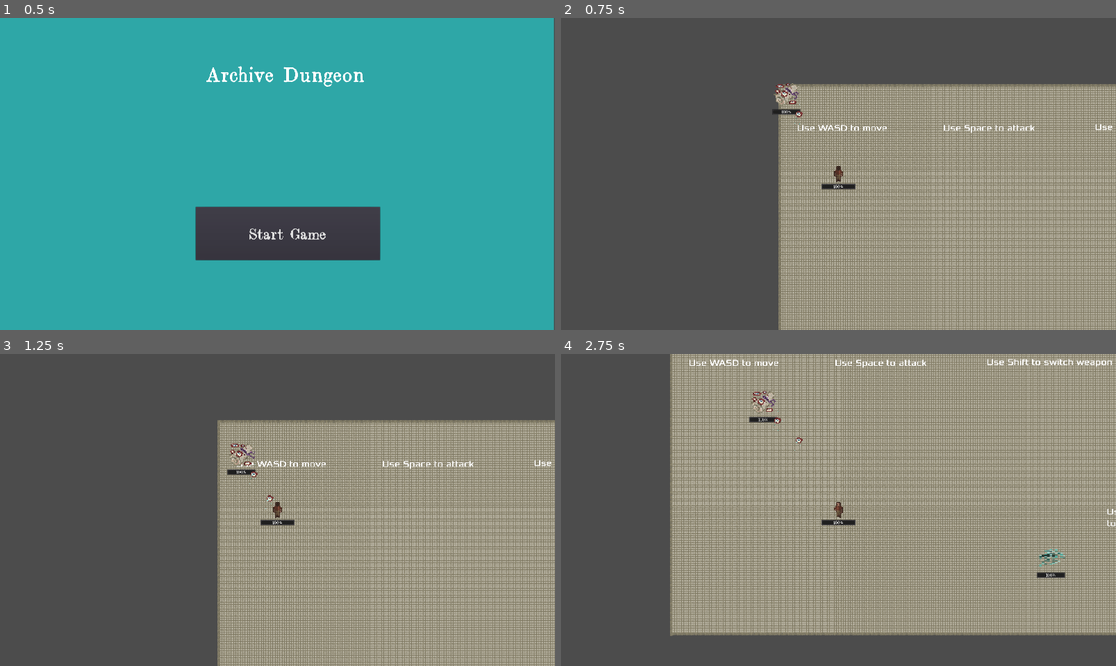
Above: before the commit, frames 1-4 (two rows, left to right).
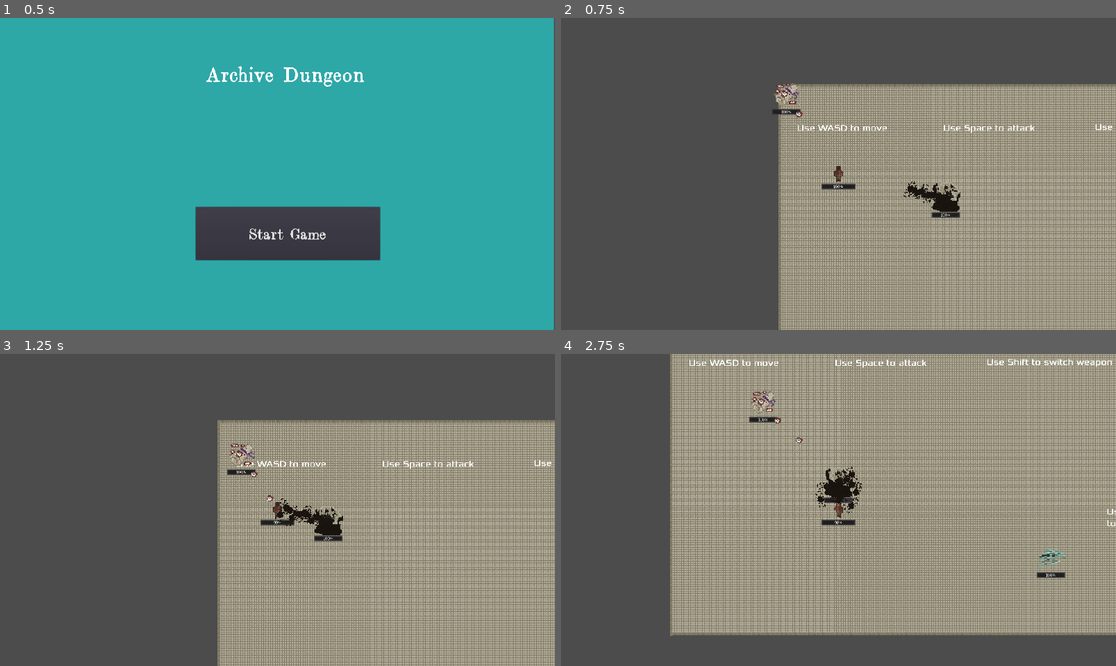
Above: after the commit, the same moments.

Repository: Not-Aaron/archive_dungeon
Game: Godot game, scene res://src/ui/start_screen.tscn
The game is run twice, just before and just after one commit, with the same random seed, the same clock (stepped at 60 frames per second) and the same inputs.
Inputs (mouse positions are in pixels of both pictures, inside the frame that each line leads up to):
- Up to frame 1 (0.5 s): no input
- Up to frame 2 (0.75 s): click "Start Game" at 0.5 s
- Up to frame 3 (1.25 s): no input
- Up to frame 4 (2.75 s): move the mouse to (960, 494) at 1.27 s; hold D (move_right) 1.28-2.03 s; tap Space (shoot) at 1.35, 2.1 s; move the mouse to (727, 525) at 2.02 s; hold S (move_down) from 2.03 s (still down)

Frame 1 is identical in both runs. In frame 2, 0.6% of the frame differs, in the area x 61-72%, y 52-65%; in frame 3, 0.7%, in the area x 49-62%, y 46-61%; in frame 4, 0.6%.

Commit message:
Ethan3 3 23 2304 (#33)
* Work in progress on tar enemy

Started working on his behavior. He is faster and has a lingering, spray like weapon that drips tar. Working on a random number system to give him a bit of a spray in his attack. In addition to this, would like to include a slight slowdown function from coming into contact with the tar.

* 12:48

continue work on the slow function. Spray is improved.

Diff:
--- a/project.godot
+++ b/project.godot
@@ -19,17 +19,27 @@
 "language": "GDScript",
 "path": "res://src/actors/scroll enemy/Eye.gd"
 }, {
-
 "base": "KinematicBody2D",
 "class": "Player",
 "language": "GDScript",
 "path": "res://src/actors/player/player.gd"
+}, {
+"base": "Area2D",
+"class": "Tar",
+"language": "GDScript",
+"path": "res://src/actors/tar enemy/tar.gd"
+}, {
+"base": "Area2D",
+"class": "Tarshot",
+"language": "GDScript",
+"path": "res://tar.gd"
 } ]
 _global_script_class_icons={
 "Bullet": "",
 "Eye": "",
-
-"Player": ""
+"Player": "",
+"Tar": "",
+"Tarshot": ""
 }
 
 [application]
--- a/src/actors/player/player.gd
+++ b/src/actors/player/player.gd
@@ -4,14 +4,21 @@
 var health = 100
 var max_health = 100
 var vulnerable = true
-
+onready var slowtimer = $slowtimer
+onready var isslowed = false
 export(String, FILE, "*.tscn") var path_to_start
 const physics = preload("physics.gd")
 var physicsType = physics.Default
 var velocity = Vector2.ZERO
 
 func _physics_process(_delta: float) -> void:
-	velocity = move_and_slide(physicsType.calculate_move_velocity(velocity, get_direction()))
+	if isslowed == true:
+
+		var newvelocity = velocity #* slow
+		velocity = move_and_slide(physicsType.calculate_move_velocity(newvelocity, get_direction()))
+	else:
+
+		velocity = move_and_slide(physicsType.calculate_move_velocity(velocity, get_direction()))
 
 	if velocity.length() > 0:
 		#velocity = velocity.normalized() * 3
@@ -31,6 +38,10 @@
 		#$AnimatedSprite.flip_v = velocity.y > 0
 
 func get_direction() -> Vector2:
+	if isslowed == true:
+		var input=Vector2(Input.get_action_strength("move_right")-Input.get_action_strength("move_left"), Input.get_action_strength("move_down")-Input.get_action_strength("move_up"))
+		var slow = Vector2(0.5,0.5)
+		return input*slow
 	return Vector2(Input.get_action_strength("move_right")-Input.get_action_strength("move_left"), Input.get_action_strength("move_down")-Input.get_action_strength("move_up"))
 
 func _unhandled_input(event: InputEvent):
@@ -49,6 +60,17 @@
 		vulnerable = false
 		$IFrameTimer.start()
 
+func take_slow():
+	slowtimer.start()
+	#if not vulnerable:
+	#	return
+	var isslowed = true
+	#if health <= 0:
+	#	die()
+	#else:
+	#	vulnerable = false
+	#	$IFrameTimer.start()
+
 func die():
 	#hide()
 	queue_free()
@@ -63,3 +85,7 @@
 
 func _on_IFrameTimer_timeout() -> void:
 	vulnerable = true # Replace with function body.
+
+
+func _on_slowtimer_timeout():
+	var isslowed=false # Replace with function body.
--- a/src/actors/player/player.tscn
+++ b/src/actors/player/player.tscn
@@ -62,4 +62,7 @@
 margin_right = 60.0
 margin_bottom = 47.0
 
+[node name="slowtimer" type="Timer" parent="."]
+
 [connection signal="timeout" from="IFrameTimer" to="." method="_on_IFrameTimer_timeout"]
+[connection signal="timeout" from="slowtimer" to="." method="_on_slowtimer_timeout"]
--- /dev/null
+++ b/src/actors/tar enemy/tar.gd
@@ -0,0 +1,35 @@
+extends Area2D
+class_name Tar
+export (int) var speed = 20
+
+var direction := Vector2.ZERO
+var spin = PI
+onready var kill_timer = $KillTimer
+
+func _ready():
+	kill_timer.start()
+	$AnimatedSprite.animation = "shot"
+	$AnimatedSprite.play()
+
+# Called every frame. 'delta' is the elapsed time since the previous frame.
+func _physics_process(_delta: float):
+	if direction != Vector2.ZERO:
+		var velocity = position.direction_to(direction) * speed
+
+		global_position += velocity
+	#spin+=1
+	#self.set_rotation(spin)
+
+
+func set_direction(direction: Vector2):
+	self.direction = direction
+
+
+func _on_KillTimer_timeout():
+	queue_free()
+
+
+func _on_Bullet_body_entered(body):
+	if body.has_method("handle_hit"):
+		body.handle_hit()
+		queue_free()
--- /dev/null
+++ b/src/actors/tar enemy/tar.tscn
@@ -0,0 +1,50 @@
+[gd_scene load_steps=8 format=2]
+
+[ext_resource path="res://assets/enemy/tar monster/tar1.png" type="Texture" id=1]
+[ext_resource path="res://assets/enemy/tar monster/tarpartic.png" type="Texture" id=2]
+[ext_resource path="res://tar.gd" type="Script" id=4]
+
+[sub_resource type="CapsuleShape2D" id=4]
+radius = 12.0
+height = 0.0
+
+[sub_resource type="SpriteFrames" id=5]
+animations = [ {
+"frames": [ ExtResource( 1 ) ],
+"loop": true,
+"name": "shot",
+"speed": 5.0
+} ]
+
+[sub_resource type="CanvasItemMaterial" id=3]
+
+[sub_resource type="ParticlesMaterial" id=6]
+next_pass = SubResource( 3 )
+flag_disable_z = true
+gravity = Vector3( 0, 98, 0 )
+orbit_velocity = 0.0
+orbit_velocity_random = 0.0
+
+[node name="Tar" type="Area2D"]
+script = ExtResource( 4 )
+
+[node name="CollisionShape2D" type="CollisionShape2D" parent="."]
+shape = SubResource( 4 )
+
+[node name="AnimatedSprite" type="AnimatedSprite" parent="."]
+scale = Vector2( 3, 3 )
+frames = SubResource( 5 )
+animation = "shot"
+
+[node name="KillTimer" type="Timer" parent="."]
+wait_time = 0.25
+
+[node name="Particles2D" type="Particles2D" parent="."]
+scale = Vector2( 2, 2 )
+explosiveness = 1.0
+randomness = 1.0
+process_material = SubResource( 6 )
+texture = ExtResource( 2 )
+
+[connection signal="body_entered" from="." to="." method="_on_Tar_body_entered"]
+[connection signal="timeout" from="KillTimer" to="." method="_on_KillTimer_timeout"]
--- a/src/actors/tar enemy/tarenemy.gd
+++ b/src/actors/tar enemy/tarenemy.gd
@@ -1,16 +1,84 @@
 extends Area2D
 
-
+onready var player = $"../Player"
+onready var weapon = $tarweapon
+export var aggro_radius = 800
+export var speed = 400
+var health = 30
+var damage = 5
+var max_health = 20
+var velocity = Vector2.ZERO
+var attackdmg = 3
+onready var cooldowntimer = $attackcooldown
+onready var deathtimer = $deathtimer
+var slow = Vector2(.9,.9)
 # Declare member variables here. Examples:
-# var a = 2
-# var b = "text"
+# var a: int = 2
+# var b: String = "text"
 
 
 # Called when the node enters the scene tree for the first time.
-func _ready():
-	pass # Replace with function body.
+func _ready() -> void:
+	cooldowntimer.start()
+	#pass # Replace with function body.
 
 
 # Called every frame. 'delta' is the elapsed time since the previous frame.
-#func _process(delta):
-#	pass
+# warning-ignore:unused_argument
+func _process(delta: float) -> void:
+
+	if not is_instance_valid(player) or position.distance_to(player.position) > aggro_radius or health <= 0:
+		cooldowntimer.stop()
+		velocity = Vector2.ZERO
+		if health <= 0:
+			return
+		$AnimatedSprite.stop()
+		#cooldowntimer.stop()
+		return
+	#cooldowntimer.start()
+	$AnimatedSprite.animation = "move"
+	$AnimatedSprite.play()
+	velocity = speed*position.direction_to(player.position)
+	position += velocity * delta
+	#implement attack cooldown
+	#attack(attackdmg)
+
+# Damage player upon collision
+
+func attack(attack:float):
+	#weapon._ready()
+	weapon.shoot(player.position)
+
+
+func take_damage(damage: float):
+	health -= damage
+	if health <= 0:
+		die()
+
+func die():
+	deathtimer.start()
+	$AnimatedSprite.animation = "die"
+	$AnimatedSprite.play()
+
+	#queue_free()
+
+func _on_attackcooldown_timeout():
+	attack(attackdmg)
+	#queue_free()
+	#pass()
+
+
+func _on_Tarenemy_body_entered(body):
+	if body == player:
+		if player.vulnerable:
+			$AnimatedSprite.animation = "attack"
+			player.take_damage(damage) # Replace with function body.
+			player.take_slow()
+
+
+func _on_Tarenemy_body_exited(body):
+	$AnimatedSprite.animation = "move" # Replace with function body.
+
+
+func _on_deathtimer_timeout():
+	queue_free() # Replace with function body. # Replace with function body.
--- a/src/actors/tar enemy/tarenemy.tscn
+++ b/src/actors/tar enemy/tarenemy.tscn
@@ -10,9 +10,9 @@
 [ext_resource path="res://assets/enemy/tar monster/tarmonsterdie3.png" type="Texture" id=8]
 [ext_resource path="res://assets/enemy/tar monster/tarmonsterdie5.png" type="Texture" id=9]
 [ext_resource path="res://assets/enemy/tar monster/tarmonsterdie4.png" type="Texture" id=10]
-[ext_resource path="res://src/actors/scroll enemy/Eye.tscn" type="PackedScene" id=11]
+[ext_resource path="res://src/actors/tar enemy/tarweapon.gd" type="Script" id=11]
 [ext_resource path="res://src/ui/health_bar.tscn" type="PackedScene" id=12]
-[ext_resource path="res://src/actors/scroll enemy/scrollweapon.gd" type="Script" id=13]
+[ext_resource path="res://src/actors/tar enemy/tar.tscn" type="PackedScene" id=13]
 [ext_resource path="res://src/actors/tar enemy/tarenemy.gd" type="Script" id=14]
 
 [sub_resource type="RectangleShape2D" id=1]
@@ -26,7 +26,7 @@
 "speed": 5.0
 }, {
 "frames": [ ExtResource( 7 ), ExtResource( 5 ), ExtResource( 8 ), ExtResource( 10 ), ExtResource( 9 ) ],
-"loop": false,
+"loop": true,
 "name": "die",
 "speed": 5.0
 }, {
@@ -68,11 +68,16 @@
 frames = SubResource( 2 )
 animation = "die"
 
-[node name="weapon" type="Position2D" parent="."]
-script = ExtResource( 13 )
-Eye = ExtResource( 11 )
+[node name="tarweapon" type="Position2D" parent="."]
+script = ExtResource( 11 )
+Tar = ExtResource( 13 )
 
 [node name="attackcooldown" type="Timer" parent="."]
-wait_time = 0.1
+wait_time = 0.01
 
 [node name="deathtimer" type="Timer" parent="."]
+
+[connection signal="body_entered" from="." to="." method="_on_Tarenemy_body_entered"]
+[connection signal="body_exited" from="." to="." method="_on_Tarenemy_body_exited"]
+[connection signal="timeout" from="attackcooldown" to="." method="_on_attackcooldown_timeout"]
+[connection signal="timeout" from="deathtimer" to="." method="_on_deathtimer_timeout"]
--- /dev/null
+++ b/src/actors/tar enemy/tarweapon.gd
@@ -0,0 +1,39 @@
+extends Position2D
+
+export (PackedScene) var Tar
+onready var player = $"../Player"
+onready var attack = Tar
+
+var rng = RandomNumberGenerator.new()
+# Called when the node enters the scene tree for the first time.
+##func _ready() -> void:
+	##pass # Replace with function body.
+
+##func _process(delta: float) -> void:
+	##if not is_instance_valid(player):
+		#velocity = Vector2.ZERO
+		#$AnimatedSprite.stop()
+		##return
+	#$AnimatedSprite.animation = "move"
+	#$AnimatedSprite.play()
+	#velocity = speed*position.direction_to(player.position)
+	#position += velocity * delta
+	##shoot()
+
+func shoot(target:Vector2):
+	###if not is_instance_valid(player):
+		###return
+	var bullet_instance = attack.instance()
+	#target player!
+	#var target = player.position
+	#var direction_to_mouse = global_position.direction_to(target).normalized()
+	#bullet_instance.set_direction(direction_to_mouse)
+	#var my_random_number = rng.randf_range(.5, 1.5)
+#	var spray = target * my_random_number
+	var rng1 = rng.randf_range(.9,1.1)
+	var rng2 = rng.randf_range(.9,1.1)
+	var randomvector = Vector2(rng1,rng2)
+	var newtarget = target * randomvector
+	bullet_instance.set_direction(newtarget)
+	get_parent().get_parent().add_child(bullet_instance)
+	bullet_instance.global_position = global_position
--- /dev/null
+++ b/src/actors/tar enemy/weapon.gd
@@ -0,0 +1,32 @@
+extends Position2D
+
+export (PackedScene) var Tar
+onready var player = $"../Player"
+onready var attack = Tar
+
+# Called when the node enters the scene tree for the first time.
+##func _ready() -> void:
+	##pass # Replace with function body.
+
+##func _process(delta: float) -> void:
+	##if not is_instance_valid(player):
+		#velocity = Vector2.ZERO
+		#$AnimatedSprite.stop()
+		##return
+	#$AnimatedSprite.animation = "move"
+	#$AnimatedSprite.play()
+	#velocity = speed*position.direction_to(player.position)
+	#position += velocity * delta
+	##shoot()
+
+func shoot(target:Vector2):
+	###if not is_instance_valid(player):
+		###return
+	var bullet_instance = attack.instance()
+	#target player!
+	#var target = player.position
+	#var direction_to_mouse = global_position.direction_to(target).normalized()
+	#bullet_instance.set_direction(direction_to_mouse)
+	bullet_instance.set_direction(target)
+	get_parent().get_parent().add_child(bullet_instance)
+	bullet_instance.global_position = global_position
--- a/src/main.tscn
+++ b/src/main.tscn
@@ -11,6 +11,7 @@
 [ext_resource path="res://assets/sfx and music/swanlakemodification fortot.mp3" type="AudioStream" id=9]
 [ext_resource path="res://src/actors/test_flying_enemy/fly_enemy.tscn" type="PackedScene" id=10]
 [ext_resource path="res://src/actors/scroll enemy/ScrollEnemy.tscn" type="PackedScene" id=11]
+[ext_resource path="res://src/actors/tar enemy/tarenemy.tscn" type="PackedScene" id=12]
 
 [sub_resource type="RectangleShape2D" id=1]
 extents = Vector2( 842.556, 6.19409 )
@@ -145,3 +146,6 @@
 autowrap = true
 
 [node name="ScrollEnemy" parent="." instance=ExtResource( 11 )]
+
+[node name="Tarenemy" parent="." instance=ExtResource( 12 )]
+position = Vector2( 643, 403 )
--- /dev/null
+++ b/tar.gd
@@ -0,0 +1,45 @@
+extends Area2D
+class_name Tarshot
+export (int) var speed = 20
+
+var direction := Vector2.ZERO
+var spin = PI
+var damage = 1
+onready var kill_timer = $KillTimer
+#var rng = RandomNumberGenerator.new()
+
+func _ready():
+	kill_timer.start()
+	$AnimatedSprite.animation = "shot"
+	$AnimatedSprite.play()
+	#var my_random_number = rng.randf_range(.5, 1.5)
+# Called every frame. 'delta' is the elapsed time since the previous frame.
+func _physics_process(_delta: float):
+	if direction != Vector2.ZERO:
+
+		var velocity = position.direction_to(direction) * speed
+
+		global_position += velocity
+	spin+=1
+	self.set_rotation(spin)
+
+
+func set_direction(direction: Vector2):
+	self.direction = direction
+
+
+func _on_KillTimer_timeout():
+	queue_free()
+
+
+
+
+
+
+func _on_Tar_body_entered(body):
+	if body.has_method("take_damage"):
+		body.take_damage(damage)
+		if body.has_method("take_slow"):
+			body.take_slow()
+		queue_free()
+	 # Replace with function body.
Binary file added: assets/enemy/tar monster/tar1.png
Not shown, added: assets/enemy/tar monster/tar1.png.import
Binary file added: assets/enemy/tar monster/tar2.png
Not shown, added: assets/enemy/tar monster/tar2.png.import
Binary file added: assets/enemy/tar monster/tarpartic.png
Not shown, added: assets/enemy/tar monster/tarpartic.png.import
Not shown: 1 places in src/actors/scroll enemy/Eye.tscn that only renumber resources
Not shown: 1 places in src/main.tscn that only renumber resources
